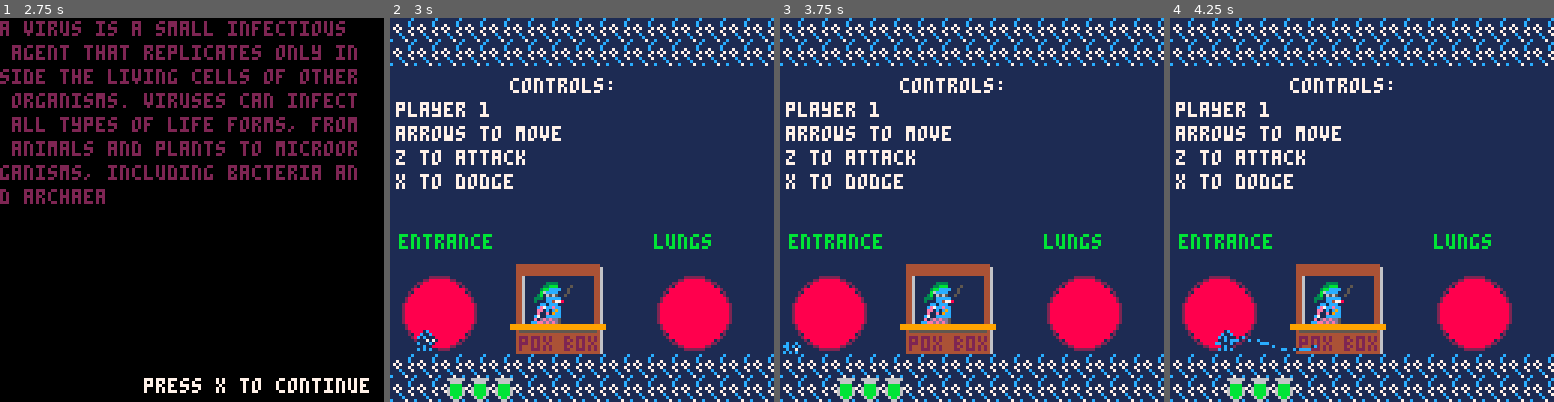
Above: before the commit, frames 1-4 (left to right).
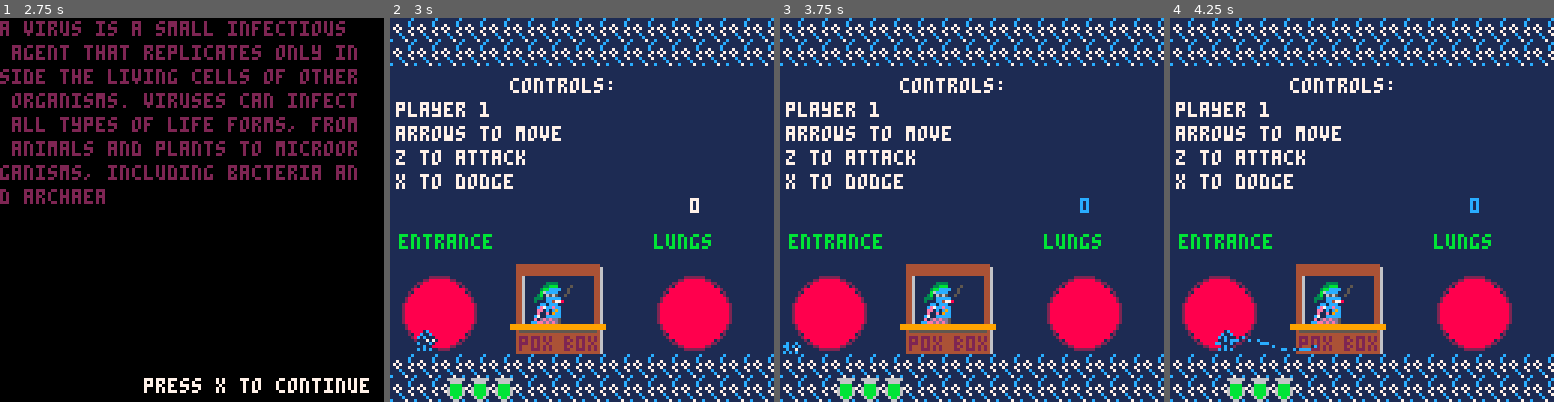
Above: after the commit, the same moments.

Repository: Von-dy/Game_Design_Final_Project
Game: PICO-8 cartridge current_build.p8
Same seed, same stepped clock (60 frames per second), same inputs: the game is played once before the commit and once after it.
Inputs:
- Up to frame 1 (2.75 s): tap X (X key) at 0.33, 1.07, 1.85 s; tap O (Z key) at 0.7, 1.7, 2.1, 2.5 s; hold Right 1.6-2.1 s; hold Up 2.15-2.42 s; hold Right from 2.47 s (still down)
- Up to frame 2 (3 s): keep holding Right; tap O (Z key) at 2.9 s; tap X (X key) at 2.97 s
- Up to frame 3 (3.75 s): release Right at 3.03 s; hold Left 3.08-3.58 s; tap O (Z key) at 3.3, 3.7 s; hold Down from 3.63 s (still down)
- Up to frame 4 (4.25 s): release Down at 3.97 s; hold Right from 4.02 s (still down); tap X (X key) at 4.08 s; tap O (Z key) at 4.1 s

Frame 1 is identical in both runs. In frame 2, less than 0.1% of the frame differs, in the area x 78-81%, y 46-51%; in frame 3, less than 0.1%; in frame 4, less than 0.1%.

Commit message:
Updated some boss fixes

Diff:
--- a/current_build.p8
+++ b/current_build.p8
@@ -58,13 +58,16 @@
  hitboxes = {}
  --particles
  particles = {}
- boss=generic_boss(0,0,0,100,60,0)
+ boss=generic_boss(0,0,0,0,100,60,0)
 end
 
 function init_overworld()
  going_to=1
  set_area(32,16)
- foreach(p,set_pos(p,8,104))
+ for p in all(players) do
+  set_pos(p,8,104)
+  p.hp=3
+ end
  --set game state to overworld
  game.state=1
  if game.prev_boss then game.prev_boss=boss.id else game.prev_boss=0 end
@@ -73,13 +76,13 @@
   game.next_boss=game.b_remaining[flr(rnd(#game.b_remaining))+1]
   del(game.b_remaining, game.next_boss)
  else
-  next_boss=4 --if all bosses done, run next_boss
+  game.next_boss=4 --if all bosses done, run next_boss
  end
 end
 
 --generic boss class
-function generic_boss(bx,s,h,x,y,id)
- lbx=bx
+function generic_boss(bx,by,s,h,x,y,id)
+ lbx,lby=bx,by
  boss={
   state=s,
   hp=h,
@@ -119,14 +122,16 @@
 
 --create the heart boss
 function heart_boss()
- boss=generic_boss(256,0,1,100,60,1)
+ boss=generic_boss(256,0,0,1,100,60,1)
  boss.av={}
  boss.valves={}
  for i=1,4 do
   v=make_valve(i)
   add(boss.valves,v)
  end
- foreach(p,set_pos(p,8,104))
+ for p in all(players) do
+  set_pos(p,8,104)
+ end
  make_attack(clot_attack,10,0,5,0)
  make_attack(vb,10,7,10,8)
  make_attack(valve_burst,10,0,10,0)
@@ -134,19 +139,23 @@
 end
 
 function stomach()
- boss=generic_boss(384,0,40,95,70,2)
+ boss=generic_boss(384,0,0,40,95,70,2)
  boss.healthbox=makehitbox(76,40,44,44)
  boss.enzymes={}
  boss.hurtboxes={}
- foreach(p,set_pos(p,10,90))
+ for p in all(players) do
+  set_pos(p,10,90)
+ end
  make_attack(wave,10,0,10,0)
  make_attack(spawn_food,8,0,4,0)
  make_attack(spawn_enzyme,11,0,6,0)
 end
 
 function lungs()
- boss=generic_boss(0,0,100,100,60,3)
- foreach(p,set_pos(p,14,104))
+ boss=generic_boss(0,128,0,100,100,60,3)
+ for p in all(players) do
+  set_pos(p,14,104)
+ end
  boss.d,boss.blow=3,0
  boss.bullets={}
  boss.hboxes= {}
@@ -260,7 +269,7 @@
      p.hitcooldown=100
    end
   end
-  del(boss,safe_space)
+  boss.safe_space=nil
  end
 end
 
@@ -353,8 +362,8 @@
  local i=flr(rnd(2))+20
  local sp=199
  if i==21 then sp=200 end
- local tile={x=120,y=8}
- e=make_bullet(tile,i,sp,6,6,1,0)
+ local tile={x=112,y=16}
+ local e=make_bullet(tile,i,sp,6,6,1,0)
 	e.spawn=time()
 	e.state=0
  add(boss.bullets,e)
@@ -406,6 +415,7 @@
   if v.x then
    local b=make_bullet(v,i)
    b.y+=12
+   b.hbox.y+=12
    add(boss.bullets,b)
   end
  end
@@ -433,7 +443,7 @@
   --if no collide with player
   if good then
    --delete bullets
-   if x>128 or x<0 or y>112 or y<8 or solid(hbox.x,hbox.y) or solid(hbox.x+hbox.w, hbox.y+hbox.h) then del(boss.bullets,b)
+   if x>128 or x<0 or y>128 or y<0 or solid(hbox.x,hbox.y) or solid(hbox.x+hbox.w, hbox.y+hbox.h) then del(boss.bullets,b)
    else
 
    --normal bullet movement
@@ -1339,7 +1349,7 @@
  if id==3 then
   rectfill(0,4,(boss.hp/100)*128,6,10)
  end
- --print(#boss.attacks,100,60)
+ print(#boss.bullets,100,60)
 end
 
 function draw_boss()
@@ -1408,10 +1418,10 @@
  --right lung
  sspr(82, 66, 13, 28, 71, 40, 26, 56)
  draw_eyes(0, 48, 56, 6, 31, 14, 8)
- --show hurtboxes (debug)
+ --[[show hurtboxes (debug)
  for hb in all(boss.hboxes) do
   rect(hb.x,hb.y,hb.x+hb.w,hb.y+hb.h)
- end
+ end]]
 end
 
 --mood, eye_x, eye_y, eye_r, distance, primary color, secondary color
@@ -1618,14 +1628,14 @@
 222272eee2272222999999ff9fffff99111c111711171cc1fffffaaaafffffffffff9fffbfff9ff37777777766666666ffff9ffffeeeeeffffffffff99999999
 22222222222222229999fff9999999991111c1111171c11cffffffffffff3333faffff9ffbffff3f7777777766666666faffff9feeefeeeeffffffff99999999
 eeeeeeeeeeeeeeee9999999999999999c11117111117111133ffffffff333333afffffffafbbbbff7777777766666666afffffffeeffeeeeffffffff99999999
-1111111111111111999999999ff999991c11717111111111333333333333333355555555ffffffff000000000000000000000000000000000000000000000000
-ddddddddd7dddddd9999999999fff999117117111171cc11333333333333333355555555ffffffff000000000000000000000000000000000000000000000000
-d7dd1dddddd11dd19999fff99999999917171111171c11c1aaa333333333aaaa55555555ffffffff000000000000000000000000000000000000000000000000
-ddddd11dddddd7dd999f99f9999ff9ff1171117111711111aaaaaa333aaaaaaa5555555577777777000000000000000000000000000000000000000000000000
-d111dddd11dd1ddd99f99f999999fff911111c1711111111fffaaaaaaaaaafff5555555577777777000000000000000000000000000000000000000000000000
-1dddddd1ddd1d1d1ff999f99999999991111c17111117111ffffffffffffff3355555555ffffffff000000000000000000000000000000000000000000000000
-ddd7ddddd7dddddd999999f99ffff9991111c1111117171133fffffffffff33355555555ffffffff000000000000000000000000000000000000000000000000
-11111111111111119999999999999999111c11111111c111333333333333333355555555ffffffff000000000000000000000000000000000000000000000000
+1111111111111111999999999ff999991c11717111111111333333333333333355555555ffffffff3ffffffffffff33300000000000000000000000000000000
+ddddddddd7dddddd9999999999fff999117117111171cc11333333333333333355555555ffffffff33333fffff33333300000000000000000000000000000000
+d7dd1dddddd11dd19999fff99999999917171111171c11c1aaa333333333aaaa55555555ffffffffa3333333333333aa00000000000000000000000000000000
+ddddd11dddddd7dd999f99f9999ff9ff1171117111711111aaaaaa333aaaaaaa5555555577777777aaaaa333333aaaaa00000000000000000000000000000000
+d111dddd11dd1ddd99f99f999999fff911111c1711111111fffaaaaaaaaaafff5555555577777777aaaaaaaaaaaaaaaf00000000000000000000000000000000
+1dddddd1ddd1d1d1ff999f99999999991111c17111117111ffffffffffffff3355555555fffffffffffffaaaafffffff00000000000000000000000000000000
+ddd7ddddd7dddddd999999f99ffff9991111c1111117171133fffffffffff33355555555ffffffffffffffffffff333300000000000000000000000000000000
+11111111111111119999999999999999111c11111111c111333333333333333355555555ffffffff33ffffffff33333300000000000000000000000000000000
 222222222222222200000000000000001111111111111111ff3333fffffff33fdddddddd000000000000000000000000ffffffffffffffffffffffffffffffff
 222222222111222200000000000000001111d111ddc1d11df3bb773fffff3b73dddddddd000000000000000000000000ffff55ffffff55ffffffffffffffffff
 112112111ddd12210000000000000000d11dd11ddddcdd1d3bbbb773ffff3bb3dddddddd000000000000000000000000ff559955ff559955ffffffffffffffff
@@ -1837,7 +1847,7 @@
 
 
 __gff__
-0000000000000000000000000000000000000000000000000000000000000000000000000000000000000000000000000000000000000000000000000000000001010100010100011010000010010001010100000101000000000000000000000101101000100100000000000000000001010101010100000000000000000000
+0000000000000000000000000000000000000000000000000000000000000000000000000000000000000000000000000000000000000000000000000000000001010100010100001010000010010001010100000101000000000101000000000101101000100100000000000000000001010101010100000000000000000000
 0000000000000000000000000000000000000000000000000000000000000000000000000000000000000000000000000000000000000000000000000000000000000000000000000000000000000000000000000000000000000000000000000000000000000000000000000000000000000000000000000000000000000000
 __map__
 29292929292929292929292929292929595959595959595959595959595959594141414040414041404041404041404167666767666766676f666766676f666700000000000000000000000000000000000000000000000000000000000000000000000000000000000000000000000000000000000000000000000000000000
@@ -1854,7 +1864,7 @@
 2929292929292929292929292929292977777777777777777777777777777777686868686868686868686868686868687e7f7e7f7e7f7e7f7e7f7e7f7e7f7e7f00000000000000000000000000000000000000000000000000000000000000000000000000000000000000000000000000000000000000000000000000000000
 2929292929292929292929292929292977777777777777777777777777777777686868686868686868686868686868687e7f7e7f7e7f7e7f7e7f7e7f7e7f7e7f00000000000000000000000000000000000000000000000000000000000000000000000000000000000000000000000000000000000000000000000000000000
 2929292929292929292929292929292977777777777777777777777777777777686868686868686868686868686868684e4e4e6e6e6e6e4e4e4e4e6e6e6e4e4e00000000000000000000000000000000000000000000000000000000000000000000000000000000000000000000000000000000000000000000000000000000
-2929292929292929292929292929292977777777777777777777777777777777404140404041414041414041404140414647464746474647464746474647464700000000000000000000000000000000000000000000000000000000000000000000000000000000000000000000000000000000000000000000000000000000
+2929292929292929292929292929292977777777777777777777777777777777404140404041414041414041404140415a5b5a474647465b5a5b464746475a5b00000000000000000000000000000000000000000000000000000000000000000000000000000000000000000000000000000000000000000000000000000000
 2929292929292929292929292929292959595959595959595959595959595959505150505051515051515051505150515657565756575657565756575657565700000000000000000000000000000000000000000000000000000000000000000000000000000000000000000000000000000000000000000000000000000000
 787878787878787878787878787878784a4a4a4a4a4a4a4a4a4a4a4a4a4a4a4a444444444444444444444444444444440000000000000000000000000000000000000000000000000000000000000000000000000000000000000000000000000000000000000000000000000000000000000000000000000000000000000000
 646564656564656465646464656464654a4a4a4a4a4a4a4a4a4a4a4a4a4a4a4a444444444444444444444444444444440000000000000000000000000000000000000000000000000000000000000000000000000000000000000000000000000000000000000000000000000000000000000000000000000000000000000000
